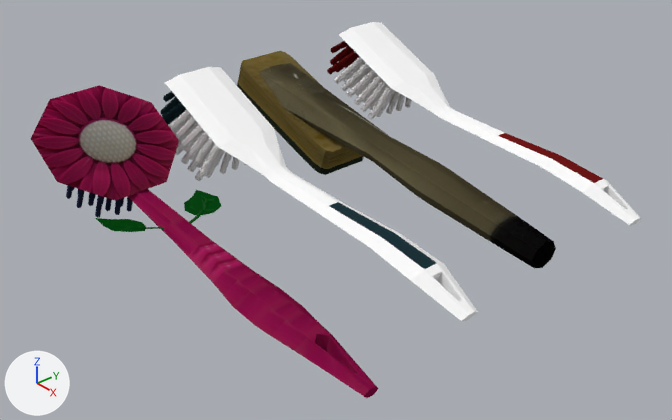
The Blender file Objects/Brush/Brush.blend as it was, and as the next commit left it.
The view is the same before and after, from a camera (50 mm lens) standing at (0.45, -0.498, 0.249) and looking at (0.096, -0.195, -0.007). Arrows for +X, +Y and +Z are at lower left; the lights stay in place.

The first picture shows 'E4_ST5_EM4_I1', 'E4_ST5_EM4_I2', 'E4_ST5_EM4_I3', 'E4_ST5_EM4_I4'.
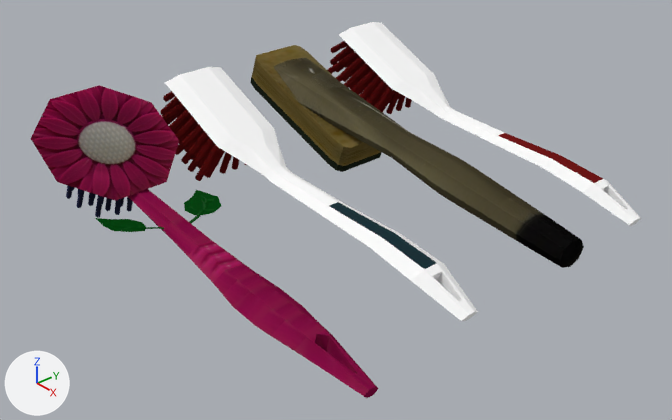
The edits, one by one:
me_cylinder_059 has 1437 vertices, 968 faces, 1 loose edge and spans x -3.33..9.01, y -1.85..1.14, z -0.12..0.34.
me_cylinder_059 is used by ob_e4_st5_em4_i2; location (0.0311, -0.21, 0.0138); rotation (0.175, 0.314, 0.0), in degrees (10, 18, 0); scale (0.0203, 0.0201, 0.132).
me_cylinder_059 part 1: 912 kept faces spanning x -3.33..0.11, y -1.85..1.14, z -0.12..0.15 get new texture (UV) coordinates.
me_cylinder_058 has 1437 vertices, 968 faces, 1 loose edge and spans x -3.33..9.01, y -1.85..1.14, z -0.12..0.34.
me_cylinder_058 is used by ob_e4_st5_em4_i4; location (0.0294, -0.0723, 0.0138); rotation (0.175, 0.314, 0.0), in degrees (10, 18, 0); scale (0.0203, 0.0201, 0.132).
me_cylinder_058 part 2: 672 kept faces spanning x -2.01..0.11, y -1.85..1.14, z -0.12..0.14 get new texture (UV) coordinates.
Object 'E4_ST5_EM4_I1' (ob_e4_st5_em4_i1) moves from (-0.0035, -0.1401, 0.0101) to (0.0133, -0.1401, 0.0186).

Where the change shows, as pixel boxes [x1, y1, x2, y2] in the pictures (672 x 420 px):
'E4_ST5_EM4_I1', moved: before [237, 51, 556, 268]; after [250, 45, 584, 268]
part 1 of me_cylinder_059, surface changed (grey to red): [160, 91, 247, 181] in both
part 2 of me_cylinder_058, surface changed (grey to red): [336, 57, 412, 114] in both
